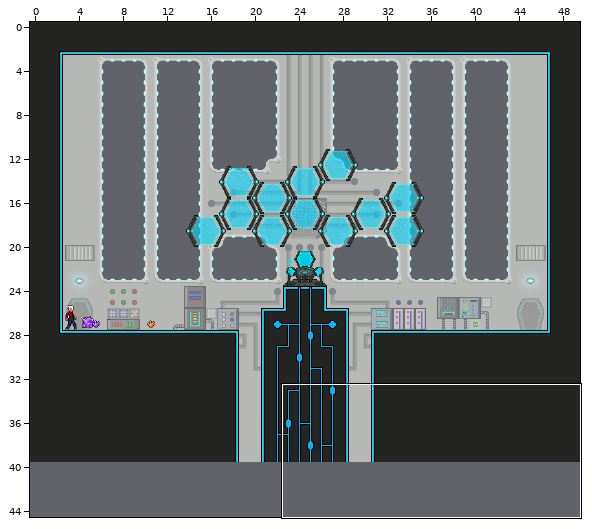
Tiled map, stored at map-src/Finale.tmx. Above: a wide view before the commit, with the close-up outlined.
Close-up. The starting point:
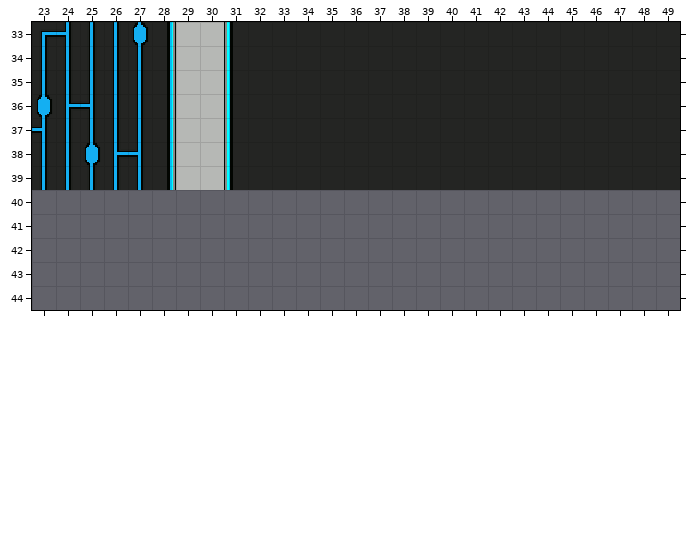
Cells are 16x16 px. Shown: x 23..49, y 33..44. The commit also changed other parts of the map, which this record leaves out. The old version is drawn lined up with the new one.
The same view after the edit:
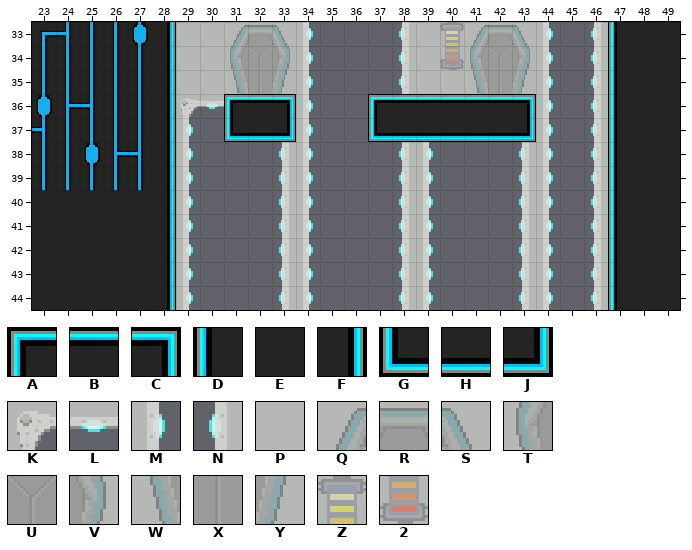
Key: from "main": A 0, B 1, C 2, D 25, E 26, F 27, G 50, H 51, J 52, K 247, L 248, M 272, N 274, P 278, Q 320, R 321, S 322, T 345, U 346, V 347, W 370, X 371, Y 372, Z 451, 2 476.
_ is an empty cell.
Tiles replaced or removed in this view: D, E, P.
Difference:
Changed rows in their new state; . is an unchanged cell.
map size 50x40 -> 50x45 cells
Layer "Tile Layer 1":
first column x 23:
33 ........QRSM___NPZQRSM_ND..
34 ........TUVM___NP2TUVM_ND..
35 ........WXYM___NPPWXYM_ND..
36 ......KLABCM__ABBBBBCM_ND..
37 ......M_GHJM__GHHHHHJM_ND..
38 ......M___NM___NM___NM_ND..
39 ......M___NM___NM___NM_ND..
40 EEEEEFM...NM...NM...NM.NDEE
41 EEEEEFM...NM...NM...NM.NDEE
42 EEEEEFM...NM...NM...NM.NDEE
43 EEEEEFM...NM...NM...NM.NDEE
44 EEEEEFM...NM...NM...NM.NDEE
